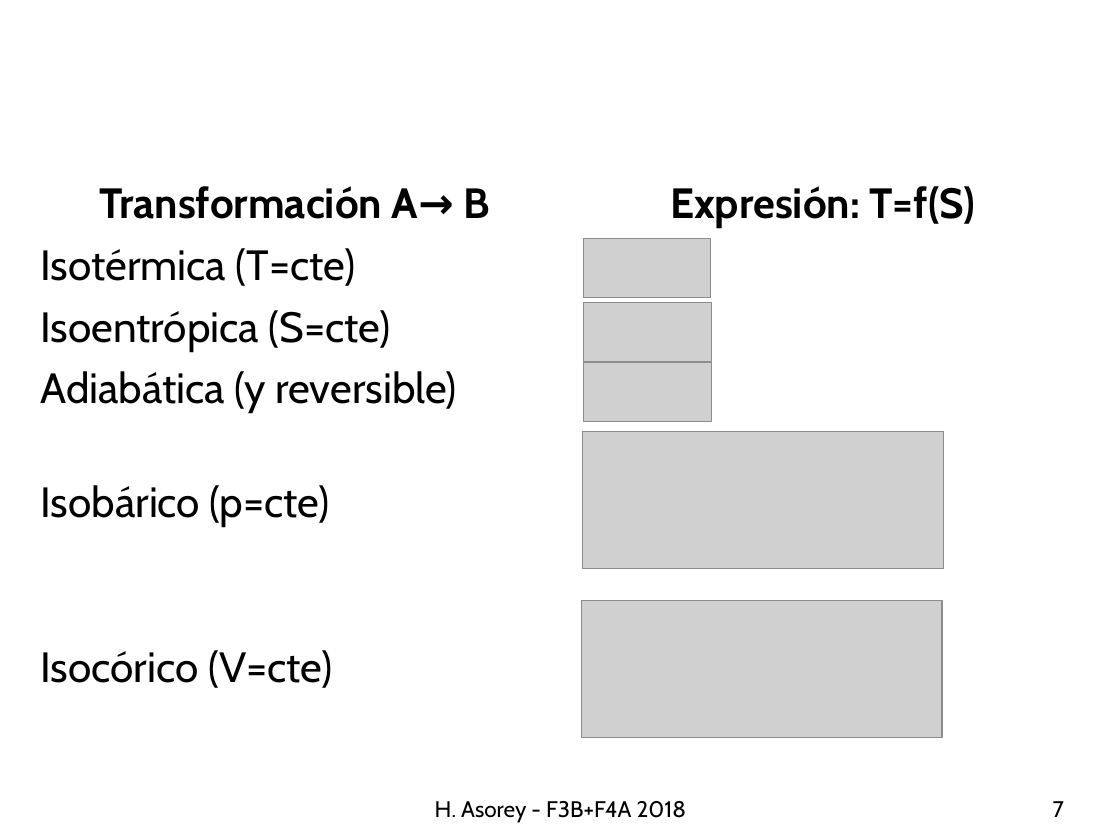
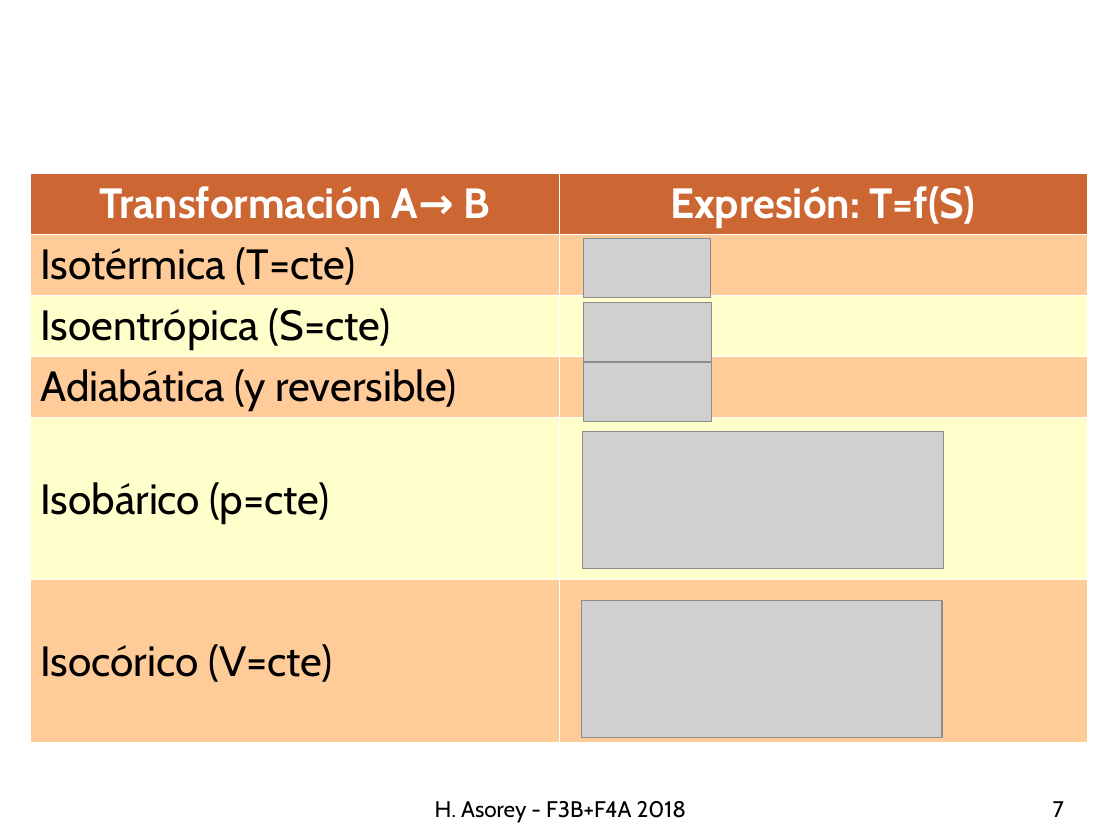
Before and after one commit to asoreyh/unrn-f3b, a slide deck: slide 7 of clases/u03/f3b-20180531-U03C05-Entropia-en-aumento.odp. Drawn at 1120x840 pixels with LibreOffice and Linux fonts; fonts in the diff are those of the drawing; grey boxes stand for pictures; background and template pictures are left out. Boxes give left, top, right and bottom in pixels: in the first picture for what was removed or moved away, otherwise in the second. Text is boxed around its words. In the diff, an @@ line names an element or a change of style, - is before the commit and + after.

```diff
--- a/clases/u03/f3b-20180531-U03C05-Entropia-en-aumento.odp
+++ b/clases/u03/f3b-20180531-U03C05-Entropia-en-aumento.odp
@@ table at box(30, 173, 1087, 750) @@
@@ fill none to #CC6633 in row 1 @@
@@ fill none to #FFCC99 in 3 cells @@
@@ fill none to #FFFFCC in 2 cells @@
@@ text colour #000000 to #FFFFFF in "Transformación A→ B", "Expresión: T=f(S)" @@
@@ borders changed @@
```
Also in this commit, not shown: 3 other slides changed, 2 slides added, 7 other files.
